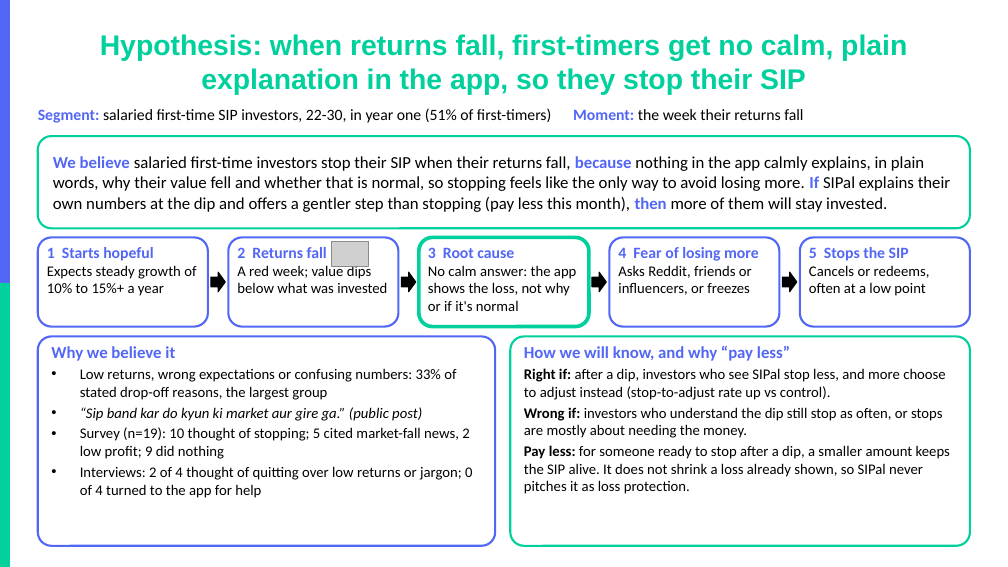
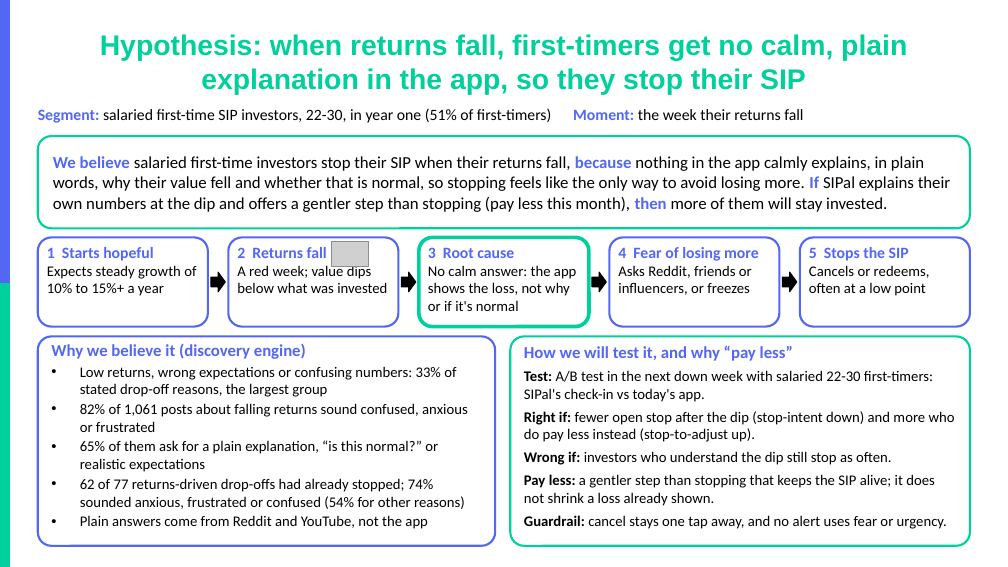
Before and after one commit to akarshita711/NEXTLEAP_GRAD_PROJECT_groww_SIP_research, a slide deck: slide 5 of deck/NL_Groww.pptx. Drawn at 1008x567 pixels with LibreOffice and Linux fonts; fonts in the diff are those of the drawing; grey boxes stand for pictures; background and template pictures are left out. Boxes give left, top, right and bottom in pixels: in the first picture for what was removed or moved away, otherwise in the second. Text is boxed around its words. In the diff, an @@ line names an element or a change of style, - is before the commit and + after.

```diff
--- a/deck/NL_Groww.pptx
+++ b/deck/NL_Groww.pptx
@@ text at <box>51,343,306,359</box>: text changed @@
-Why we believe it
+Why we believe it (discovery engine)
@@ text at <box>524,346,955,529</box>: text changed @@
-How we will know, and why “pay less”
-Right if: after a dip, investors who see SIPal stop less, and more choose to adjust instead (stop-to-adjust rate up vs control).
-Wrong if: investors who understand the dip still stop as often, or stops are mostly about needing the money.
-Pay less: for someone ready to stop after a dip, a smaller amount keeps the SIP alive. It does not shrink a loss already shown, so SIPal never pitches it as loss protection.
+How we will test it, and why “pay less”
+Test: A/B test in the next down week with salaried 22-30 first-timers: SIPal's check-in vs today's app.
+Right if: fewer open stop after the dip (stop-intent down) and more who do pay less instead (stop-to-adjust up).
+Wrong if: investors who understand the dip still stop as often.
+Pay less: a gentler step than stopping that keeps the SIP alive; it does not shrink a loss already shown.
+Guardrail: cancel stays one tap away, and no alert uses fear or urgency.
@@ text at <box>80,366,456,397</box>: less space between paragraphs @@
@@ text at <box>80,403,468,529</box>: text changed @@
-• “Sip band kar do kyun ki market aur gire ga.” (public post)
-• Survey (n=19): 10 thought of stopping; 5 cited market-fall news, 2 low profit; 9 did nothing
-• Interviews: 2 of 4 thought of quitting over low returns or jargon; 0 of 4 turned to the app for help
+• 82% of 1,061 posts about falling returns sound confused, anxious or frustrated
+• 65% of them ask for a plain explanation, “is this normal?” or realistic expectations
+• 62 of 77 returns-driven drop-offs had already stopped; 74% sounded anxious, frustrated or confused (54% for other reasons)
+• Plain answers come from Reddit and YouTube, not the app
```
Also in this commit, not shown: 4 other slides changed, 3 other files.
